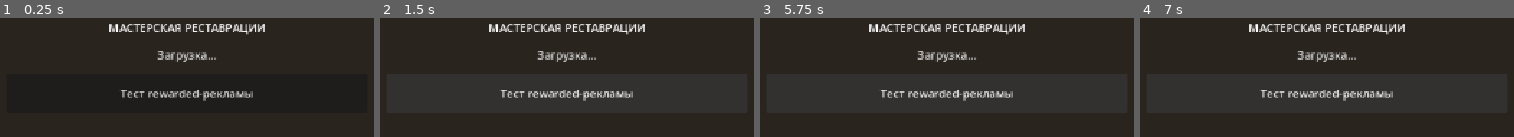
Above: before the commit, frames 1-4 (left to right).
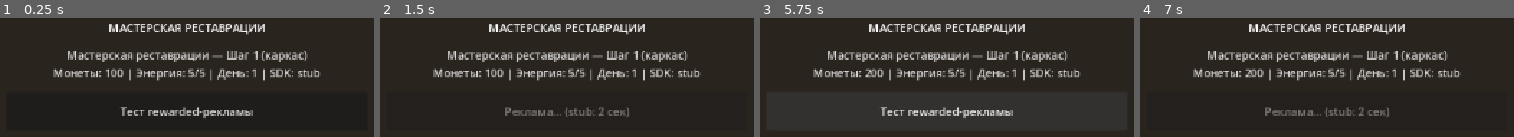
Above: after the commit, the same moments.

Repository: DAIMORE-CODE/architect
Game: Godot game, scene res://scenes/Main.tscn
Same seed, same stepped clock (60 frames per second), same inputs: the game is played once before the commit and once after it.
Inputs (mouse positions are in pixels of both pictures, inside the frame that each line leads up to):
- Up to frame 1 (0.25 s): no input
- Up to frame 2 (1.5 s): click "Тест rewarded-рекламы" at 0.5 s; click (567, 92) at 1.25 s, where only the run before the commit has a clickable "Тест rewarded-рекламы"
- Up to frame 3 (5.75 s): click (947, 92) at 2 s, where only the run before the commit has a clickable "Тест rewarded-рекламы"; tap Enter at 3.5, 5 s; tap Space at 4.25 s
- Up to frame 4 (7 s): tap Space at 6.5 s

The runs differ from the first frame. In frame 1, 8.9% of the frame differs, in the area x 14-86%, y 27-85%; in frame 2, 8.3%; in frame 3, 8.7%; in frame 4, 8.4%.
Error before the commit: Parse Error: Static function "register_global()" not found in base "GDScriptNativeClass". (res://scripts/autoload/YandexSDK.gd:143)

Commit message:
fix: apply code review fixes (YandexSDK parse error, DayCycle first launch, SaveManager typing, GameData I/O)

Diff:
--- a/architect/scripts/autoload/DayCycle.gd
+++ b/architect/scripts/autoload/DayCycle.gd
@@ -20,14 +20,15 @@
 	var today := _today()
 	if first_play_date.is_empty():
 		first_play_date = today
-	if last_visit_date != today:
-		# Новый день: стрик продолжается, если пришли ровно назавтра;
-		# пропуск дня сбрасывает цикл на начало (ТЗ, ежедневная награда).
-		if not last_visit_date.is_empty() and last_visit_date != _yesterday_of(today):
-			daily_streak = 0
-		last_visit_date = today
+	if last_visit_date == today:
+		return
+	var is_first_install := last_visit_date.is_empty()
+	if not is_first_install and last_visit_date != _yesterday_of(today):
+		daily_streak = 0
+	last_visit_date = today
+	if not is_first_install:
 		new_day.emit(get_day_index())
-		daily_reward_state_changed.emit()
+	daily_reward_state_changed.emit()
 
 func get_day_index() -> int:
 	## Сколько дней прошлось с первого запуска (0 в день установки).
--- a/architect/scripts/autoload/GameData.gd
+++ b/architect/scripts/autoload/GameData.gd
@@ -11,17 +11,21 @@
 const START_COINS: int = 100
 const MAX_ENERGY_PER_DAY: int = 5  # 5 бесплатных реставраций в день (ТЗ, удержание)
 
+var _loading := false
+
 var coins: int = START_COINS:
 	set(value):
 		coins = maxi(0, value)
 		coins_changed.emit(coins)
-		SaveManager.request_save()
+		if not _loading:
+			SaveManager.request_save()
 
 var energy_current: int = MAX_ENERGY_PER_DAY:
 	set(value):
 		energy_current = clampi(value, 0, MAX_ENERGY_PER_DAY)
 		energy_changed.emit(energy_current, MAX_ENERGY_PER_DAY)
-		SaveManager.request_save()
+		if not _loading:
+			SaveManager.request_save()
 
 ## id предметов, сданных в музей: { "watch_rusty_01": true, ... }
 var museum_items: Dictionary = {}
@@ -122,9 +126,14 @@
 	}
 
 func from_dict(data: Dictionary) -> void:
+	_loading = true
 	coins = int(data.get("coins", START_COINS))
 	energy_current = int(data.get("energy_current", MAX_ENERGY_PER_DAY))
-	museum_items = data.get("museum_items", {})
-	upgrades = data.get("upgrades", {})
-	consumables = data.get("consumables", {})
+	if typeof(data.get("museum_items", {})) == TYPE_DICTIONARY:
+		museum_items = data["museum_items"]
+	if typeof(data.get("upgrades", {})) == TYPE_DICTIONARY:
+		upgrades = data["upgrades"]
+	if typeof(data.get("consumables", {})) == TYPE_DICTIONARY:
+		consumables = data["consumables"]
+	_loading = false
 	data_loaded.emit()
--- a/architect/scripts/autoload/SaveManager.gd
+++ b/architect/scripts/autoload/SaveManager.gd
@@ -67,11 +67,13 @@
 		return {}
 	var text := f.get_as_text()
 	f.close()
-	var parsed = JSON.parse_string(text)
-	if typeof(parsed) != TYPE_DICTIONARY:
-		push_warning("SaveManager: сохранение повреждено, начинаем заново")
+	var json := JSON.new()
+	var err := json.parse(text)
+	if err != OK or typeof(json.data) != TYPE_DICTIONARY:
+		push_warning("SaveManager: сохранение повреждено (err=%s), начинаем заново" % error_string(err))
+		DirAccess.rename_absolute(SAVE_PATH, SAVE_PATH + ".bak")
 		return {}
-	return parsed
+	return json.data
 
 func _notification(what: int) -> void:
 	match what:
--- a/architect/scripts/autoload/YandexSDK.gd
+++ b/architect/scripts/autoload/YandexSDK.gd
@@ -16,6 +16,7 @@
 var _is_web := false
 var _js_callbacks := {}
 var _next_callback_id := 1
+var _global_registered := false
 
 func _ready() -> void:
 	_is_web = OS.has_feature("web")
@@ -135,12 +136,13 @@
 	# Реестр id -> Callable. JS при завершении рекламы вызывает on_godot_cb(id, ok),
 	# которая пробрасывает вызов в Godot-глобалку __godot_cb_pump.
 	# Вызывается только из web-ветки show_rewarded_ad, но guard дублируем (требование ТЗ).
-	if _js_callbacks.is_empty():
-		_js_eval("""window.on_godot_cb = function(id, ok) {
+	if _is_web and not _global_registered:
+		_global_registered = true
+		JavaScriptBridge.eval("""window.on_godot_cb = function(id, ok) {
 			if (typeof __godot_cb_pump === 'function') { __godot_cb_pump(id, ok); }
 		};""")
-		if _is_web:
-			JavaScriptBridge.register_global("__godot_cb_pump", _on_js_callback)
+		# Используем call(), чтобы парсер GDScript в editor/Android не падал на несуществующем методе
+		JavaScriptBridge.call("register_global", "__godot_cb_pump", _on_js_callback)
 	var id := _next_callback_id
 	_next_callback_id += 1
 	_js_callbacks[id] = callback
